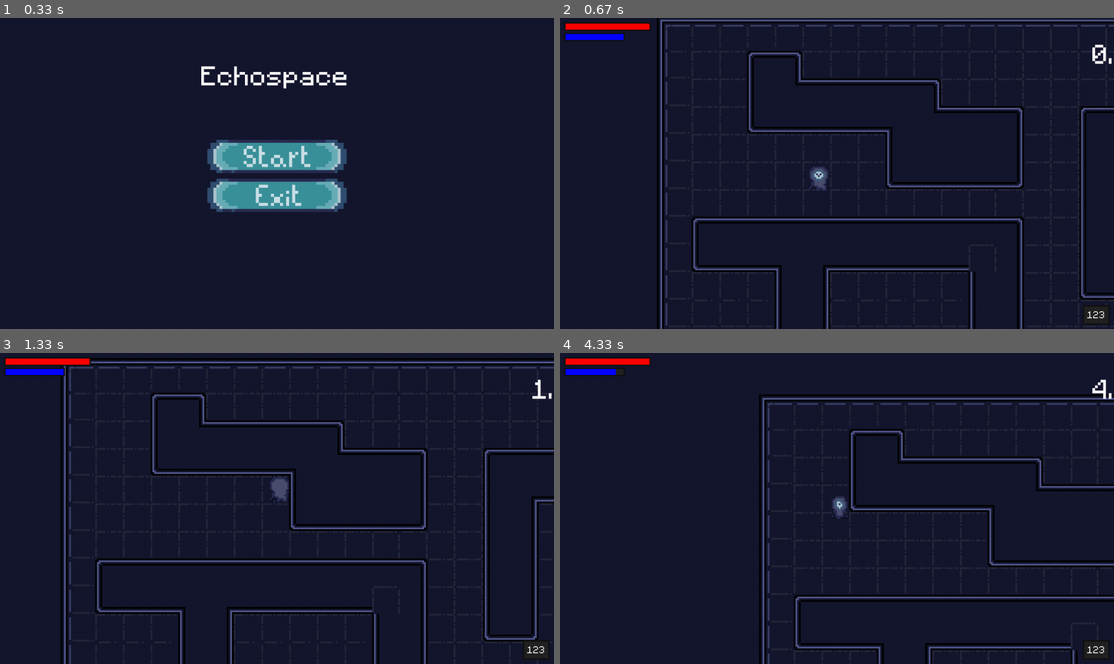
Above: before the commit, frames 1-4 (two rows, left to right).
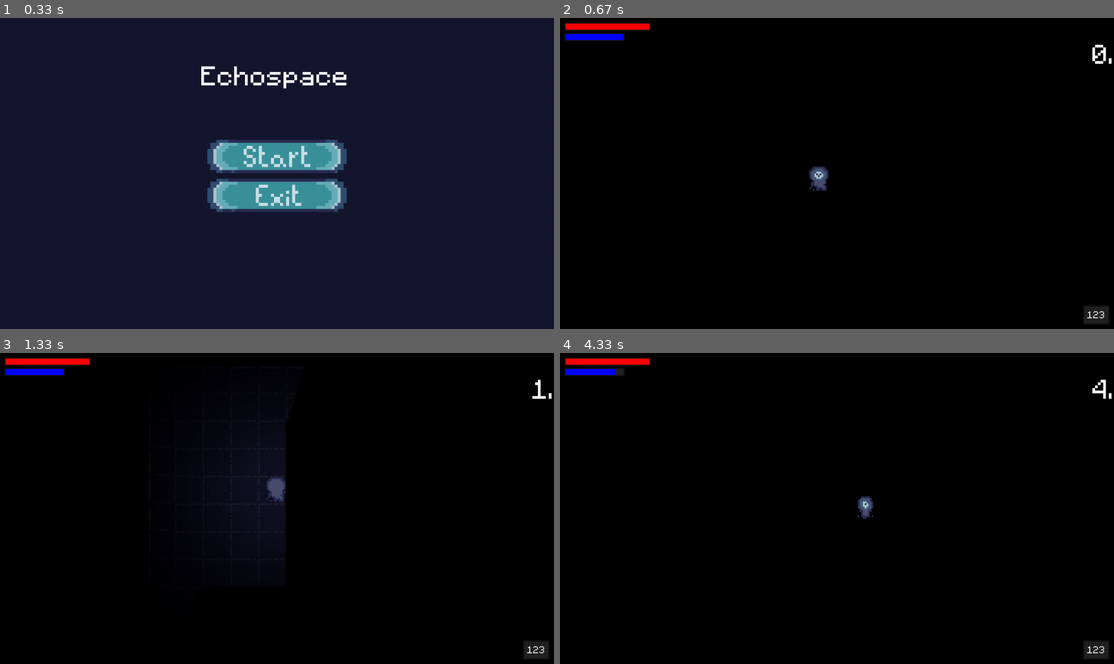
Above: after the commit, the same moments.

Repository: SushiOnToast/pygame-community-spring-jam-2025
Game: pygame game, started from code/main.py
Same seed, same stepped clock (60 frames per second), same inputs: the game is played once before the commit and once after it.
Inputs (mouse positions are in pixels of both pictures, inside the frame that each line leads up to):
- Up to frame 1 (0.33 s): no input
- Up to frame 2 (0.67 s): click (837, 154) at 0.38 s
- Up to frame 3 (1.33 s): hold D 0.67-1.13 s; move the mouse to (254, 520) at 0.7 s; hold W from 1.17 s (still down); tap Space at 1.23 s
- Up to frame 4 (4.33 s): release W at 1.47 s; hold D 1.5-1.97 s; tap Space at 1.57, 1.87, 2.07, 2.37, 2.63, 2.97, 3.27, 3.4, 3.8, 4.1 s; hold A 2-2.53 s; hold S 2.57-2.87 s; hold A 2.9-3.3 s; hold W 3.33-3.7 s; hold D from 3.73 s (still down)

Frame 1 is identical in both runs. In frame 2, 94% of the frame differs, in the area x 0-100%, y 0-100%; in frame 3, 89%; in frame 4, 95%.

Commit message:
optimise raycastingand add 3rd map

Diff:
--- a/code/level.py
+++ b/code/level.py
@@ -15,7 +15,7 @@
     self.time_survived = 0
     self.start_time = pygame.time.get_ticks()
 
-    self.level_index = 2
+    self.level_index = 3
 
     # sprite group setup
     self.visible_sprites = YSortCameraGroup(self.display_surface, self.level_index)
@@ -34,8 +34,9 @@
 
   def create_map(self):
     layouts = {
-        "boundary1": import_csv_layout("../map/obstacles_obstavles.csv"),
-        "boundary2": import_csv_layout("../map/obstacles2_obstacles2.csv"),
+        "boundary1": import_csv_layout("../map/boundary1.csv"),
+        "boundary2": import_csv_layout("../map/boundary2.csv"),
+        "boundary3": import_csv_layout("../map/boundary3.csv"),
     }
 
     for row_index, row in enumerate(layouts[f"boundary{self.level_index}"]):
@@ -71,9 +72,9 @@
     self.cover_surf.fill('black')
     self.cover_surf.set_colorkey(COLORKEY)
 
-    # points = self.get_raycasting_points(self.obstacle_sprites)
-    # self.player.echolocation.update(
-    #     self.player.hitbox, self.visible_sprites.offset, points)
+    points = self.get_raycasting_points(self.obstacle_sprites)
+    self.player.echolocation.update(
+        self.player.hitbox, self.visible_sprites.offset, points)
 
     self.cover_surf.set_alpha(OVERLAY_TRANSPARENCY)
 
--- a/code/raycasting.py
+++ b/code/raycasting.py
@@ -74,82 +74,103 @@
 
 def merge_edges(edges):
     """
-    Merge colinear and connected edges into longer lines to reduce the number of edges.
-    Only works for horizontal and vertical lines.
+    Optimized edge merging for better performance.
+    Only merges perfectly aligned horizontal and vertical edges.
     """
     from collections import defaultdict
 
-    def snap(p):
-        """Snap a point to the nearest GRID_SIZE multiple to avoid small float mismatches."""
-        return (round(p[0] // TILESIZE) * TILESIZE,
-                round(p[1] // TILESIZE) * TILESIZE)
-
-    # Separate edges into horizontal and vertical lines, grouped by their y or x coordinate
-    horizontal_lines = defaultdict(list)
-    vertical_lines = defaultdict(list)
-
-    for edge in edges:
-        p1, p2 = sorted([snap(edge[0]), snap(edge[1])])
-        if p1[1] == p2[1]:  # horizontal
-            y = p1[1]
-            horizontal_lines[y].append((p1[0], p2[0]))
-        elif p1[0] == p2[0]:  # vertical
-            x = p1[0]
-            vertical_lines[x].append((p1[1], p2[1]))
-
-    def merge_line_segments(segments):
-        """Merge overlapping or touching segments into longer continuous ones."""
+    # Snap to grid to avoid float precision issues
+    def snap(coord):
+        return round(coord / TILESIZE) * TILESIZE
+
+    # Separate horizontal and vertical edges
+    h_edges = defaultdict(list)  # y-coord -> [(x1, x2)]
+    v_edges = defaultdict(list)  # x-coord -> [(y1, y2)]
+
+    # Sort edges into horizontal and vertical groups
+    for (start, end) in edges:
+        x1, y1 = snap(start[0]), snap(start[1])
+        x2, y2 = snap(end[0]), snap(end[1])
+
+        if y1 == y2:  # Horizontal edge
+            h_edges[y1].append(sorted([x1, x2]))
+        elif x1 == x2:  # Vertical edge
+            v_edges[x1].append(sorted([y1, y2]))
+
+    merged = []
+
+    # Merge horizontal edges
+    for y, segments in h_edges.items():
         if not segments:
-            return []
+            continue
+
+        # Sort segments by starting x
         segments.sort()
-        merged = []
-        curr_start, curr_end = segments[0]
-        for start, end in segments[1:]:
-            if start <= curr_end:  # Overlapping or touching
-                curr_end = max(curr_end, end)
+
+        current_start = segments[0][0]
+        current_end = segments[0][1]
+
+        for seg_start, seg_end in segments[1:]:
+            if seg_start <= current_end + TILESIZE:  # Allow 1 tile gap
+                current_end = max(current_end, seg_end)
             else:
-                merged.append((curr_start, curr_end))
-                curr_start, curr_end = start, end
-        merged.append((curr_start, curr_end))
-        return merged
-
-    # Reconstruct merged horizontal edges
-    merged_edges = []
-
-    for y, segments in horizontal_lines.items():
-        merged = merge_line_segments(segments)
-        for x1, x2 in merged:
-            merged_edges.append(((x1, y), (x2, y)))
-
-    # Reconstruct merged vertical edges
-    for x, segments in vertical_lines.items():
-        merged = merge_line_segments(segments)
-        for y1, y2 in merged:
-            merged_edges.append(((x, y1), (x, y2)))
-
-    return merged_edges
+                merged.append(((current_start, y), (current_end, y)))
+                current_start = seg_start
+                current_end = seg_end
+
+        merged.append(((current_start, y), (current_end, y)))
+
+    # Merge vertical edges
+    for x, segments in v_edges.items():
+        if not segments:
+            continue
+
+        segments.sort()
+
+        current_start = segments[0][0]
+        current_end = segments[0][1]
+
+        for seg_start, seg_end in segments[1:]:
+            if seg_start <= current_end + TILESIZE:  # Allow 1 tile gap
+                current_end = max(current_end, seg_end)
+            else:
+                merged.append(((x, current_start), (x, current_end)))
+                current_start = seg_start
+                current_end = seg_end
+
+        merged.append(((x, current_start), (x, current_end)))
+
+    return merged
 
 
 def get_all_relevant_edges(obstacles):
     """
-    Combines all relevant edges from the obstacle tiles and screen border edges.
-    1. Get non-shared edges from each obstacle tile.
-    2. Add screen border edges for limiting rays.
-    3. Deduplicate and merge final edge list for optimization.
-    """
+    Optimized edge collection with caching.
+    """
+    # Cache the results using object IDs as key
+    cache_key = tuple(id(obs) for obs in obstacles)
+
+    if hasattr(get_all_relevant_edges, 'cache'):
+        if get_all_relevant_edges.cache.get('key') == cache_key:
+            return get_all_relevant_edges.cache['edges']
+    else:
+        get_all_relevant_edges.cache = {}
+
     all_relevant_edges = []
-
-    # Collect relevant (non-shared) edges from all obstacle tiles
     for tile in obstacles:
         edges = get_relevant_edges(tile, obstacles)
         all_relevant_edges.extend(edges)
 
-    # Optimize the edge list by removing duplicates and merging
     all_relevant_edges = deduplicate_edges(all_relevant_edges)
     all_relevant_edges = merge_edges(all_relevant_edges)
 
+    # Store in cache
+    get_all_relevant_edges.cache = {
+        'key': cache_key,
+        'edges': all_relevant_edges
+    }
+
     return all_relevant_edges
-
 
 class Raycaster:
     @staticmethod
--- a/code/settings.py
+++ b/code/settings.py
@@ -20,7 +20,7 @@
 RAY_STEP = 2
 
 # debug
-TESTING_OVERLAY = False
+TESTING_OVERLAY = True
 SHOW_ECHOLOCATION_POINT = False
 
 # ui
--- /dev/null
+++ b/map/boundary3.csv
@@ -0,0 +1,30 @@
+85,93,93,93,93,93,93,93,93,93,93,93,93,93,93,93,93,93,93,93,93,93,93,93,93,93,93,93,93,86
+84,-1,-1,-1,-1,-1,-1,-1,-1,-1,-1,-1,-1,-1,-1,-1,-1,-1,-1,-1,-1,-1,-1,-1,-1,-1,-1,-1,-1,82
+84,-1,-1,-1,-1,-1,-1,-1,-1,-1,-1,-1,-1,-1,-1,-1,-1,-1,-1,-1,-1,-1,-1,-1,-1,-1,-1,-1,-1,82
+84,-1,-1,-1,-1,-1,72,74,-1,-1,-1,-1,-1,-1,72,73,73,73,73,73,74,-1,-1,-1,-1,-1,-1,-1,-1,82
+84,-1,-1,-1,-1,-1,82,84,-1,-1,-1,-1,-1,-1,82,85,93,93,93,93,94,-1,-1,-1,-1,-1,-1,-1,-1,82
+84,-1,-1,-1,-1,-1,82,84,-1,-1,-1,-1,-1,-1,82,84,-1,-1,-1,-1,-1,-1,-1,-1,-1,-1,-1,-1,-1,82
+84,-1,-1,-1,-1,-1,82,84,-1,-1,-1,-1,-1,-1,82,84,-1,-1,-1,-1,-1,-1,-1,-1,-1,-1,-1,-1,-1,82
+84,-1,-1,-1,-1,-1,82,84,-1,-1,-1,-1,-1,-1,82,84,-1,-1,72,73,73,73,73,74,-1,-1,-1,-1,-1,82
+84,-1,-1,-1,-1,-1,82,84,-1,-1,-1,-1,-1,-1,82,84,-1,-1,82,83,83,83,83,84,-1,-1,-1,-1,-1,82
+84,-1,-1,72,73,73,96,95,73,73,73,74,-1,-1,82,84,-1,-1,92,93,93,93,93,94,-1,-1,-1,-1,-1,82
+84,-1,-1,92,93,93,93,93,93,93,86,84,-1,-1,82,84,-1,-1,-1,-1,-1,-1,-1,-1,-1,-1,-1,-1,-1,82
+84,-1,-1,-1,-1,-1,-1,-1,-1,-1,82,84,-1,-1,82,84,-1,-1,-1,-1,-1,-1,-1,-1,-1,-1,-1,-1,-1,82
+84,-1,-1,-1,-1,-1,72,73,73,73,96,84,-1,-1,82,95,73,73,73,73,73,73,73,73,73,74,-1,-1,-1,82
+84,-1,-1,-1,-1,-1,92,93,86,81,81,84,-1,-1,82,85,93,93,93,93,93,93,86,81,81,84,-1,-1,-1,82
+84,-1,-1,-1,-1,-1,-1,-1,82,81,81,84,-1,-1,82,84,-1,-1,-1,-1,-1,-1,82,81,81,84,-1,-1,-1,82
+84,-1,-1,-1,72,73,74,-1,82,85,93,94,-1,-1,82,84,-1,-1,-1,-1,-1,-1,82,81,81,84,-1,-1,-1,82
+84,-1,-1,-1,82,83,84,-1,92,94,-1,-1,-1,-1,82,84,-1,-1,-1,-1,-1,-1,82,81,81,84,-1,-1,-1,82
+84,-1,-1,-1,82,83,84,-1,-1,-1,-1,-1,-1,-1,82,84,-1,-1,-1,-1,-1,-1,82,81,81,84,-1,-1,-1,82
+84,-1,-1,-1,82,83,95,73,73,73,74,-1,-1,-1,82,84,-1,-1,72,73,73,73,96,81,81,84,-1,-1,-1,82
+84,-1,-1,-1,82,83,81,83,83,83,84,-1,-1,-1,82,84,-1,-1,92,93,93,93,93,93,93,94,-1,-1,-1,82
+84,-1,-1,-1,82,83,85,93,93,93,94,-1,-1,-1,82,84,-1,-1,-1,-1,-1,-1,-1,-1,-1,-1,-1,-1,-1,82
+84,-1,-1,-1,82,83,84,-1,-1,-1,-1,-1,-1,-1,82,84,-1,-1,-1,-1,-1,-1,-1,-1,-1,-1,-1,-1,-1,82
+84,-1,-1,-1,82,83,84,-1,-1,-1,-1,-1,-1,-1,82,84,-1,-1,72,73,73,73,73,73,73,74,-1,-1,-1,82
+84,-1,-1,-1,92,93,94,-1,72,73,73,73,73,73,96,84,-1,-1,82,83,83,83,83,83,83,84,-1,-1,-1,82
+84,-1,-1,-1,-1,-1,-1,-1,92,93,93,93,93,93,86,84,-1,-1,82,83,83,81,81,81,81,84,-1,-1,-1,82
+84,-1,-1,-1,-1,-1,-1,-1,-1,-1,-1,-1,-1,-1,82,84,-1,-1,82,83,83,83,83,83,83,84,-1,-1,-1,82
+84,-1,-1,-1,72,73,73,73,73,73,73,73,73,73,96,84,-1,-1,92,93,93,93,93,93,93,94,-1,-1,-1,82
+84,-1,-1,-1,92,93,93,93,93,93,93,93,93,93,93,94,-1,-1,-1,-1,-1,-1,-1,-1,-1,-1,-1,-1,-1,82
+84,-1,-1,-1,-1,-1,-1,-1,-1,-1,-1,-1,-1,-1,-1,-1,-1,-1,-1,-1,-1,-1,-1,-1,-1,-1,-1,-1,-1,82
+95,73,73,73,73,73,73,73,73,73,73,73,73,73,73,73,73,73,73,73,73,73,73,73,73,73,73,73,73,96
Binary file added: graphics/map/map3.png
Renamed: map/obstacles_obstavles.csv -> map/boundary1.csv
Renamed: map/obstacles2_obstacles2.csv -> map/boundary2.csv
